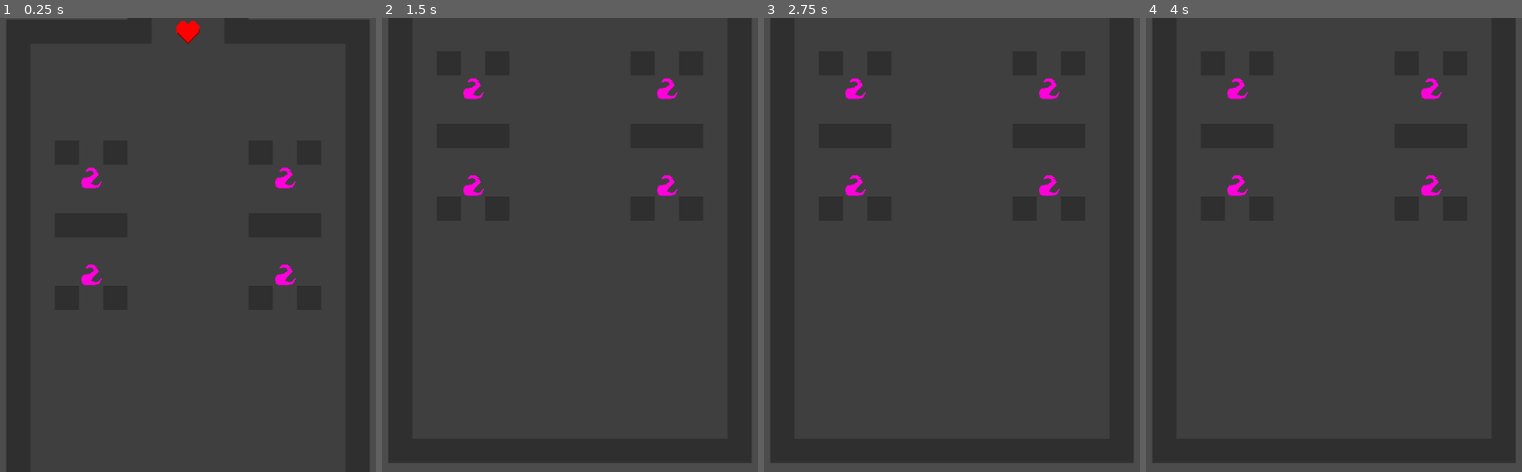
Above: before the commit, frames 1-4 (left to right).
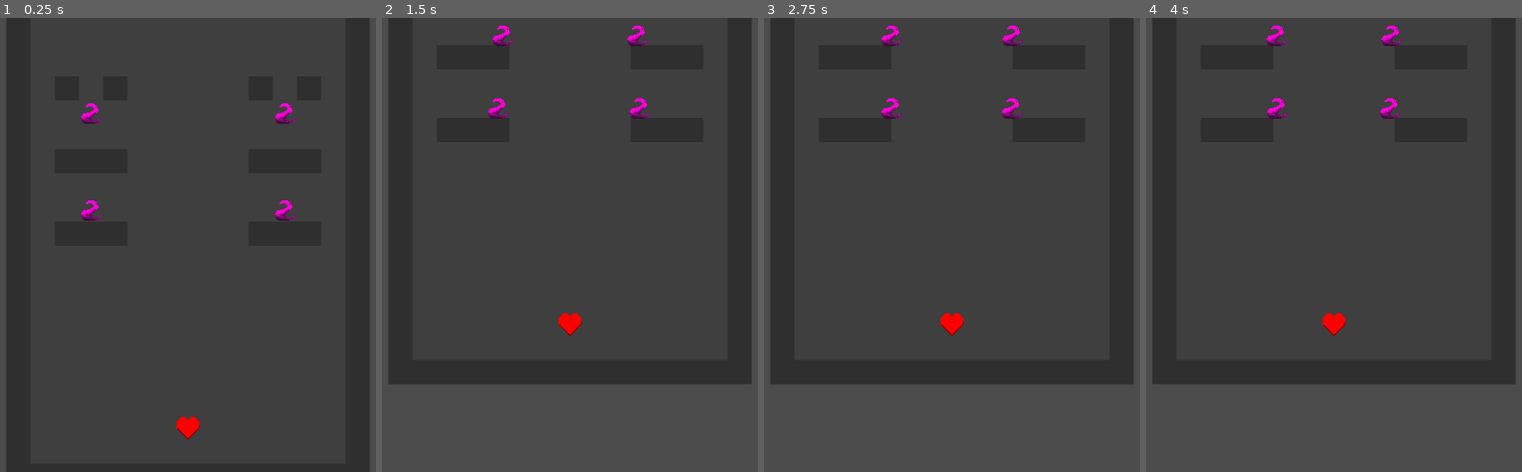
Above: after the commit, the same moments.

Repository: ollelogdahl/gamejam032020
Game: Godot game, scene res://Scenes/MainScene.tscn
Two runs of this game, one before a commit and one after it. Both use one fixed random seed, a clock stepped at 60 frames per second and the inputs below.
Inputs:
- Up to frame 1 (0.25 s): no input
- Up to frame 2 (1.5 s): no input
- Up to frame 3 (2.75 s): no input
- Up to frame 4 (4 s): tap Enter at 2.75 s; tap Space at 3.5 s

The runs differ from the first frame. In frame 1, 1.6% of the frame differs, in the area x 1-99%, y 0-93%; in frame 2, 7.7%; in frame 3, 7.7%, in the area x 1-99%, y 1-98%; in frame 4, 7.7%.

Commit message:
$1

Diff:
--- a/src/Resources/Tileset_grasslands.tres
+++ b/src/Resources/Tileset_grasslands.tres
@@ -1,8 +1,12 @@
-[gd_resource type="TileSet" load_steps=3 format=2]
+[gd_resource type="TileSet" load_steps=4 format=2]
 
 [ext_resource path="res://Sprites/tilemap_grasslands.png" type="Texture" id=1]
 
-[sub_resource type="ConvexPolygonShape2D" id=1]
+[sub_resource type="NavigationPolygon" id=1]
+vertices = PoolVector2Array( 0, 0, 32, 0, 32, 32, 0, 32 )
+polygons = [ PoolIntArray( 0, 1, 2, 3 ) ]
+
+[sub_resource type="ConvexPolygonShape2D" id=2]
 points = PoolVector2Array( 0, 0, 32, 0, 32, 32, 0, 32 )
 
 [resource]
@@ -14,6 +18,7 @@
 0/tile_mode = 0
 0/occluder_offset = Vector2( 0, 0 )
 0/navigation_offset = Vector2( 0, 0 )
+0/navigation = SubResource( 1 )
 0/shape_offset = Vector2( 0, 0 )
 0/shape_transform = Transform2D( 1, 0, 0, 1, 0, 0 )
 0/shape_one_way = false
--- a/src/Scenes/Enemies/Worm.tscn
+++ b/src/Scenes/Enemies/Worm.tscn
@@ -1,14 +1,24 @@
-[gd_scene load_steps=3 format=2]
+[gd_scene load_steps=4 format=2]
 
 [ext_resource path="res://Sprites/Enemies/Worm.png" type="Texture" id=1]
+[ext_resource path="res://Scripts/Worm.gd" type="Script" id=2]
 
 [sub_resource type="RectangleShape2D" id=1]
 extents = Vector2( 14, 14 )
 
 [node name="Worm" type="KinematicBody2D"]
+script = ExtResource( 2 )
 
 [node name="Sprite" type="Sprite" parent="."]
 texture = ExtResource( 1 )
 
 [node name="CollisionShape2D" type="CollisionShape2D" parent="."]
 shape = SubResource( 1 )
+
+[node name="RayCast2D" type="RayCast2D" parent="."]
+enabled = true
+
+[node name="Timer" type="Timer" parent="."]
+wait_time = 0.5
+autostart = true
+[connection signal="timeout" from="Timer" to="." method="_on_Timer_timeout"]
--- a/src/Scenes/MainScene.tscn
+++ b/src/Scenes/MainScene.tscn
@@ -1,12 +1,14 @@
-[gd_scene load_steps=6 format=2]
+[gd_scene load_steps=7 format=2]
 
 [ext_resource path="res://Scripts/Camera2D.gd" type="Script" id=1]
 [ext_resource path="res://Scenes/Player.tscn" type="PackedScene" id=2]
 [ext_resource path="res://Scripts/RoomCreator.gd" type="Script" id=3]
 [ext_resource path="res://Scripts/EnemyCreator.gd" type="Script" id=4]
 [ext_resource path="res://Scripts/Player.gd" type="Script" id=5]
+[ext_resource path="res://Scripts/MainScene.gd" type="Script" id=6]
 
 [node name="MainScene" type="Node2D"]
+script = ExtResource( 6 )
 
 [node name="Camera2D" type="Camera2D" parent="."]
 current = true
@@ -17,13 +19,11 @@
 drag_margin_bottom = 0.0
 script = ExtResource( 1 )
 
-[node name="Navigation2D" type="Navigation2D" parent="."]
-
-[node name="Player" parent="Navigation2D" instance=ExtResource( 2 )]
+[node name="Player" parent="." instance=ExtResource( 2 )]
 script = ExtResource( 5 )
 
-[node name="RoomCreator" type="Node" parent="Navigation2D"]
+[node name="RoomCreator" type="Navigation2D" parent="."]
 script = ExtResource( 3 )
 
-[node name="EnemyCreator" type="Node" parent="Navigation2D"]
+[node name="EnemyCreator" type="Node" parent="."]
 script = ExtResource( 4 )
--- a/src/Scenes/Rooms/Room_1.tscn
+++ b/src/Scenes/Rooms/Room_1.tscn
@@ -12,7 +12,7 @@
 cell_size = Vector2( 32, 32 )
 cell_custom_transform = Transform2D( 0, 0, 0, 0, 0, 0 )
 format = 1
-tile_data = PoolIntArray( -196603, 1, 0, -196602, 0, 0, -196 …(2421 unchanged characters)…  0, 720897, 0, 0, 720898, 1, 0, 720899, 0, 0, 720900, 1, 0, 720901, 0, 0, 720902, 0, 0, 720903, 0, 0, 720904, 0, 0, 720905, 0, 0, 720906, 1, 0, 720907, 0, 0, 720908, 1, 0, 720909, 0, 0, 720910, …(2197 unchanged characters)…
+tile_data = PoolIntArray( -196603, 1, 0, -196602, 0, 0, -196 …(2421 unchanged characters)…  0, 720897, 0, 0, 720898, 1, 0, 720899, 1, 0, 720900, 1, 0, 720901, 0, 0, 720902, 0, 0, 720903, 0, 0, 720904, 0, 0, 720905, 0, 0, 720906, 1, 0, 720907, 1, 0, 720908, 1, 0, 720909, 0, 0, 720910, …(2197 unchanged characters)…
 
 [node name="Spawnpoints" type="Node" parent="."]
 
--- a/src/Scenes/Rooms/Room_2.tscn
+++ b/src/Scenes/Rooms/Room_2.tscn
@@ -12,7 +12,7 @@
 cell_size = Vector2( 32, 32 )
 cell_custom_transform = Transform2D( 0, 0, 0, 0, 0, 0 )
 format = 1
-tile_data = PoolIntArray( -196603, 1, 0, -196602, 0, 0, -196 …(1819 unchanged characters)…  0, 524291, 0, 0, 524292, 0, 0, 524293, 0, 0, 524294, 0, 0, 524295, 0, 0, 524296, 0, 0, 524297, 0, 0, 524298, 0, 0, 524299, 0, 0, 524300, …(2855 unchanged characters)…
+tile_data = PoolIntArray( -196603, 1, 0, -196602, 0, 0, -196 …(1819 unchanged characters)…  0, 524291, 0, 0, 524292, 0, 0, 524293, 1, 0, 524294, 0, 0, 524295, 0, 0, 524296, 0, 0, 524297, 1, 0, 524298, 0, 0, 524299, 0, 0, 524300, …(2855 unchanged characters)…
 
 [node name="Spawnpoints" type="Node" parent="."]
 
@@ -28,11 +28,5 @@
 [node name="4" type="Node2D" parent="Spawnpoints"]
 position = Vector2( 64, 160 )
 
-[node name="5" type="Node2D" parent="Spawnpoints"]
-position = Vector2( 64, 416 )
-
-[node name="6" type="Node2D" parent="Spawnpoints"]
-position = Vector2( -64, 416 )
-
 [node name="Enter" type="Node2D" parent="."]
 position = Vector2( 0, 608 )
--- /dev/null
+++ b/src/Scripts/Abstracts/Entity.gd
@@ -0,0 +1,50 @@
+extends KinematicBody2D
+class_name Entity
+
+var health := 20
+var max_health = 20
+var velocity : Vector2 = Vector2(0, 0)
+
+var underControl := true
+var alive := true
+
+var regainControl = 1
+
+var deathAnim = "Death"
+var takeDamageAnim = "TakeDamage"
+
+func _process(delta):
+	move_and_slide(velocity * delta * 100)
+
+	velocity *= 0.85 # drag
+	if velocity.length() <= regainControl:
+		if alive:
+			underControl = true
+		velocity = Vector2(0, 0)
+
+func takeDamage(damage, attackDirection, fac):
+	health -= damage
+	underControl = false # tar av kontroll från AI/spelare
+
+	velocity = attackDirection.normalized() * 90 * fac
+	if health <= 0:
+		death()
+		velocity *= 1.5 # dubbla fart ifall död
+		alive = false
+	else:
+		#$AnimationPlayer.stop(true)
+		#$AnimationPlayer.play(takeDamageAnim)
+		pass
+
+func death():
+	#$AnimationPlayer.play(deathAnim)
+
+	# starta timer till att radera objekt
+	var t = Timer.new()
+	t.set_wait_time(1) # väntar en sekund för death animation
+	t.set_one_shot(true)
+	self.add_child(t)
+	t.start()
+	yield(t, "timeout")
+	t.queue_free()
+	queue_free()
--- /dev/null
+++ b/src/Scripts/Abstracts/Entity_AI.gd
@@ -0,0 +1,77 @@
+extends Entity
+class_name EntityAI
+
+onready var world = $"../../"
+
+var speed := 10
+
+var target
+var path := PoolVector2Array() setget set_path
+var pathAvailable
+
+enum AIState {
+	DISABLED,
+	NOPATH,
+	WALK,
+	ATTACK,
+	STAGGER
+}
+var state = AIState.NOPATH
+
+func _ready():
+	target = world.player
+
+	$Timer.wait_time = randf() * 0.4
+	set_process(false)
+	calculatePath()
+
+# tries to walk towards target
+func walk(delta):
+	var nextPos = nextPathNode()
+	if pathAvailable:
+		var movement = nextPos - position
+		velocity = movement.normalized() * speed * delta * 100
+
+# returns true if target is seen
+func isTargetSeen():
+	$RayCast2D.cast_to = target.position - position
+	if $RayCast2D.is_colliding():
+		var col = $RayCast2D.get_collider()
+		if not col is KinematicBody2D:
+			return false
+		if col.get_instance_id() == target.get_instance_id():
+			return true
+	return false
+
+func set_path(val : PoolVector2Array) -> void:
+	path = val
+	if val.size() == 0:
+		set_process(false)
+	else:
+		set_process(true)
+
+func calculatePath():
+	path = world.navmesh.get_simple_path(global_position, target.global_position, true)
+	set_path(path)
+
+func nextPathNode():
+	if len(path) > 0:
+		if(position.distance_to(path[0]) < 0.5):
+			path.remove(0)
+		pathAvailable = true
+		if len(path) > 0:
+			return path[0]
+	pathAvailable = false
+	return null
+
+func _on_Timer_timeout():
+	if not $Timer.wait_time == 0.4:
+		$Timer.wait_time = 0.4
+	calculatePath()
+	pass
+
+func takeDamage(dmg,b,c):
+	if health - dmg <= 0:
+		#world.addEnemyDeathScore(scoreOnDeath)
+		pass
+	.takeDamage(dmg,b,c)
--- a/src/Scripts/Camera2D.gd
+++ b/src/Scripts/Camera2D.gd
@@ -1,21 +1,80 @@
 extends Camera2D
 
 var currentTilemap : TileMap
-var playerPos : Vector2
+onready var world = $"../"
+
+
+
+var shakeDuration = 0.0
+var shakePeriod = 0.0
+var shakeAmplitude = 0.0
+var timer = 0.0
+var lastTimer = 0
+var prevX = 0
+var prevY = 0
+var lastOffset := Vector2(0, 0)
+
+
 
 func _ready():
 	Event.connect("focusTilemap", self, "updateCurrentTilemap")
-	Event.connect("playerMovement", self, "onPlayerMove")
+	Event.connect("mainConstructed", self, "onMainReady")
+
+	#shake(10, 24, 1.4)
+	set_process(false)
 
 func updateCurrentTilemap(t): currentTilemap = t
-func onPlayerMove(v): playerPos = v
 
 func _process(delta):
+	# get tilemapCenter
+	if currentTilemap:
+		var tilemapCenterY = (currentTilemap.get_used_rect().size.y / 2) * 32
+
+		position.y = tilemapCenterY - (tilemapCenterY - world.player.position.y)/2
+		position.x = 0
+	else:
+		position = world.player.position
 
 
-	# get tilemapCenter
+	# do screenshake
+	if timer == 0:
+		print("shake ended")
+		set_offset(Vector2())
+		return
+	lastTimer = lastTimer + delta
+	while lastTimer >= shakePeriod:
+		lastTimer = lastTimer - shakePeriod
+		var intensity = shakeAmplitude * (1 - ((shakeDuration - timer) / shakeDuration))
 
-	var tilemapCenterY = (currentTilemap.get_used_rect().size.y / 2) * 32
+		var newX = rand_range(-1.0, 1.0)
+		var xComp = intensity * (prevX + (delta * (newX - prevX)))
+		var newY = rand_range(-1.0, 1.0)
+		var yComp = intensity * (prevY + (delta * (newY - prevY)))
 
-	position.y = tilemapCenterY - playerPos.y
-	position.x = 0
+		prevX = newX
+		prevY = newY
+
+		var newOffset = Vector2(xComp, yComp)
+		set_offset(get_offset() - lastOffset + newOffset)
+		lastOffset = newOffset
+	timer = timer - delta
+	if timer <= 0:
+		timer = 0
+		set_offset(get_offset() - lastOffset)
+
+func shake(duration, frequency, amplitude):
+	if shakeAmplitude > amplitude:
+		return
+
+	shakeDuration = duration
+	shakeAmplitude = amplitude
+	timer = duration
+	shakePeriod = 1.0 / frequency
+	prevX = rand_range(-1.0, 1.0)
+	prevY = rand_range(-1.0, 1.0)
+
+	set_offset(get_offset() - lastOffset)
+	lastOffset = Vector2(0, 0)
+
+func onMainReady():
+	set_process(true)
--- /dev/null
+++ b/src/Scripts/MainScene.gd
@@ -0,0 +1,7 @@
+extends Node2D
+
+onready var player = $Player
+onready var navmesh = $RoomCreator
+
+func _ready():
+	Event.emit_signal("mainConstructed")
--- /dev/null
+++ b/src/Scripts/Navigation2D.gd
@@ -0,0 +1,5 @@
+extends Navigation2D
+
+
+func getPlayer():
+	return $Player
--- a/src/Scripts/Room.gd
+++ b/src/Scripts/Room.gd
@@ -2,3 +2,4 @@
 
 onready var tilemap = $Tilemap
 onready var spawnpoints = $Spawnpoints
+onready var enter = $Enter
--- a/src/Scripts/RoomCreator.gd
+++ b/src/Scripts/RoomCreator.gd
@@ -1,6 +1,7 @@
 extends Node
 
 onready var enemySpawner = $"../EnemyCreator"
+onready var world = $"../"
 
 func createLayoutInstance():
 	var index = int(rand_range(0, Resources.allRooms.size()))
@@ -16,10 +17,16 @@
 	var room = createLayoutInstance()
 	add_child(room)
 
-	Event.emit_signal("focusTilemap", room.tilemap)
+	# move player to spawnpoint in room
+	world.player.global_position = room.enter.global_position
 
 	populateRoom(room)
 
+	Event.emit_signal("focusTilemap", room.tilemap)
+
 func _ready() -> void:
+	Event.connect("mainConstructed", self, "onMainReady")
+
+func onMainReady():
 	randomize()
 	generateRoom()
--- a/src/Scripts/Singletons/Event.gd
+++ b/src/Scripts/Singletons/Event.gd
@@ -5,3 +5,5 @@
 
 signal add_player_attack()
 signal playerPosition(v)
+
+signal mainConstructed()
--- /dev/null
+++ b/src/Scripts/Worm.gd
@@ -0,0 +1,35 @@
+extends EntityAI
+
+func _ready():
+	speed = 20
+	health = 20
+
+
+func _process(delta):
+	if not state == AIState.DISABLED:
+		# player seen
+		var targetSeen = isTargetSeen()
+		var withinAttackRange = withinAttackRange()
+
+		if not withinAttackRange: state = AIState.WALK
+		elif not targetSeen: state = AIState.WALK
+
+		elif withinAttackRange: state = AIState.ATTACK
+
+	if state == AIState.WALK:   walk(delta)
+	if state == AIState.ATTACK: attack()
+
+func attack(): pass
+	#var projectile = preload("res://Scenes/shockWave_enemy.tscn").instance()
+
+	#projectile.position = self.global_position
+	#projectile.direction = -(position - target.position).normalized()
+	#projectileContainer.add_child(projectile)
+
+func withinAttackRange():
+	if target.global_position.distance_to(self.global_position) < 14:
+		return true
+	return false
+
+func deleteSelf():
+	queue_free()
--- a/src/project.godot
+++ b/src/project.godot
@@ -13,9 +13,21 @@
 "class": "AttackClass",
 "language": "GDScript",
 "path": "res://Scripts/Structs/AttackClass.gd"
+}, {
+"base": "KinematicBody2D",
+"class": "Entity",
+"language": "GDScript",
+"path": "res://Scripts/Abstracts/Entity.gd"
+}, {
+"base": "Entity",
+"class": "EntityAI",
+"language": "GDScript",
+"path": "res://Scripts/Abstracts/Entity_AI.gd"
 } ]
 _global_script_class_icons={
-"AttackClass": ""
+"AttackClass": "",
+"Entity": "",
+"EntityAI": ""
 }
 
 [application]
Not shown: 1 places in src/Resources/Tileset_grasslands.tres that only renumber resources
Binary file changed: src/Sprites/Enemies/Worm.png
Not shown, changed: .gitignore
Not shown, changed: src/Resources/Music/Beat.wav
